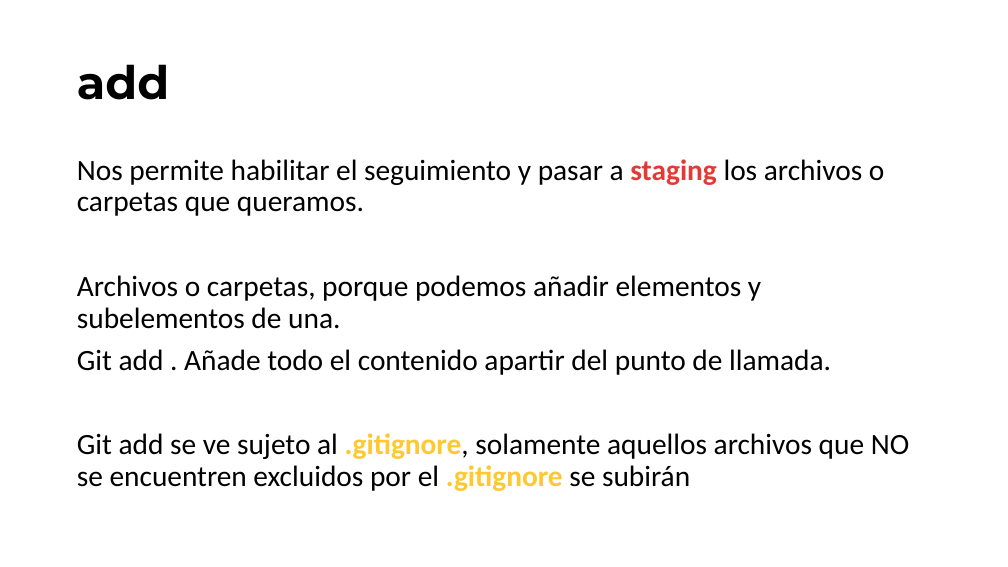
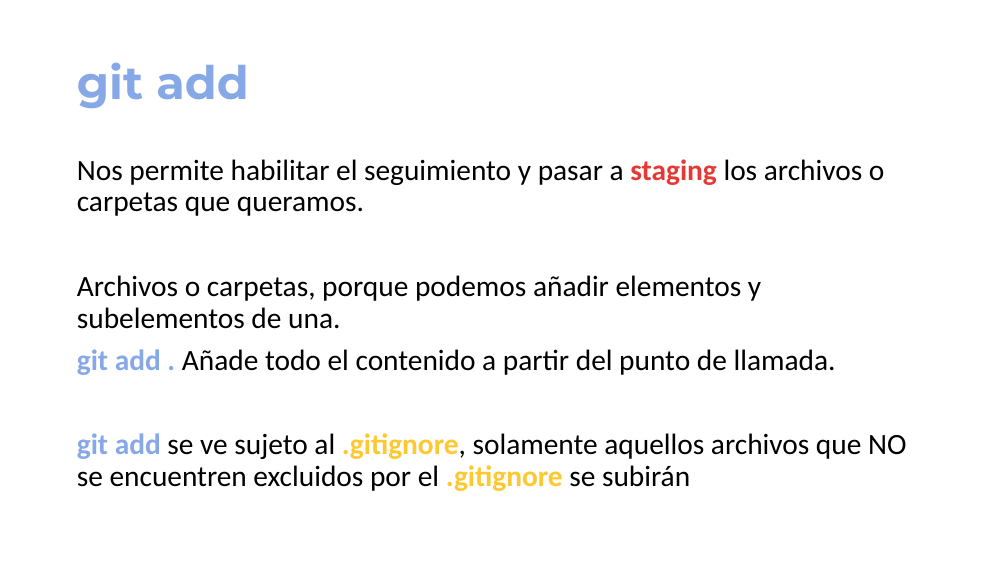
Before and after one commit to jofaval/talks-about, a slide deck: slide 18 of simplifying-git/fear-the-cli-no-more/simplifying-git-fear-the-cli-no-more.slides.es.pptx (slide 14 before the commit). Drawn at 1008x567 pixels with LibreOffice and Linux fonts; fonts in the diff are those of the drawing. Boxes give left, top, right and bottom in pixels: in the first picture for what was removed or moved away, otherwise in the second. Text is boxed around its words. In the diff, an @@ line names an element or a change of style, - is before the commit and + after.

```diff
--- a/simplifying-git/fear-the-cli-no-more/simplifying-git-fear-the-cli-no-more.slides.es.pptx
+++ b/simplifying-git/fear-the-cli-no-more/simplifying-git-fear-the-cli-no-more.slides.es.pptx
@@ title at box(77, 63, 249, 108): text changed; text colour #000000 to gradient #7F7FD5 to #86A8E7 to #91EAE4 @@
-add
+git add
@@ text at box(77, 349, 906, 491): text changed @@
-Git add . Añade todo el contenido apartir del punto de llamada.
-Git add se ve sujeto al .gitignore, solamente aquellos archivos que NO se encuentren excluidos por el .gitignore se subirán
+git add . Añade todo el contenido a partir del punto de llamada.
+git add se ve sujeto al .gitignore, solamente aquellos archivos que NO se encuentren excluidos por el .gitignore se subirán
```
Also in this commit, not shown: 11 other slides changed, 11 slides added, 1 other file.
